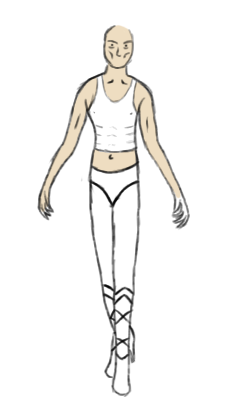
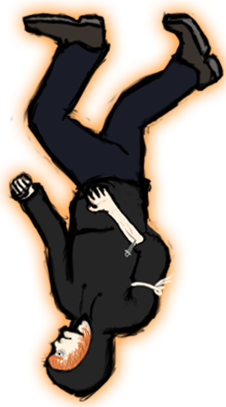
The second (226, 407) image is a revision of the first. Changes to its layers:
showed "Layer 11 copy" over <box>5,9,224,403</box>
hid "Layer 16", painted on it over <box>37,25,190,397</box>
hid "Layer 17", painted on it over <box>39,24,189,361</box>
